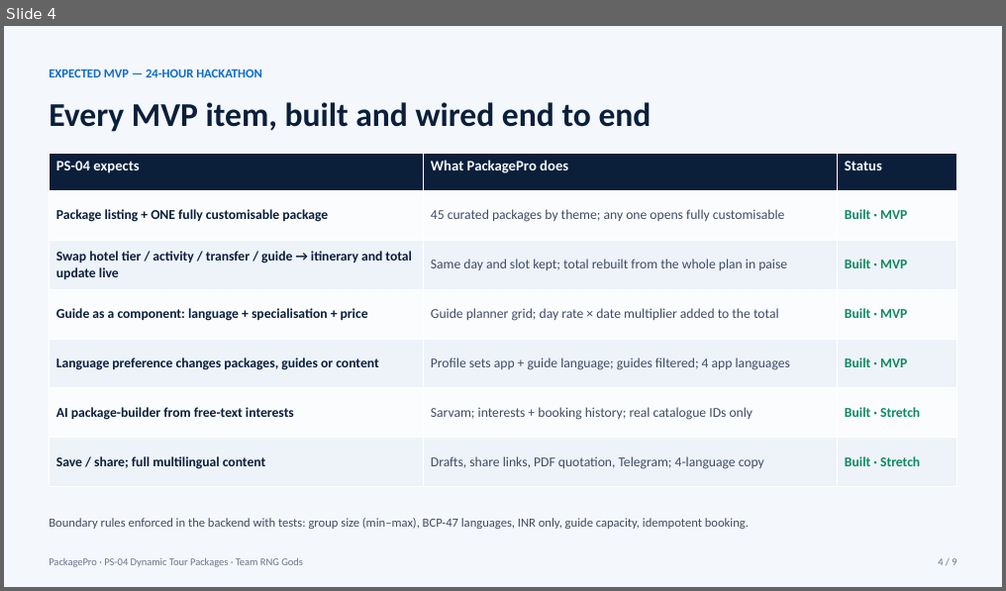
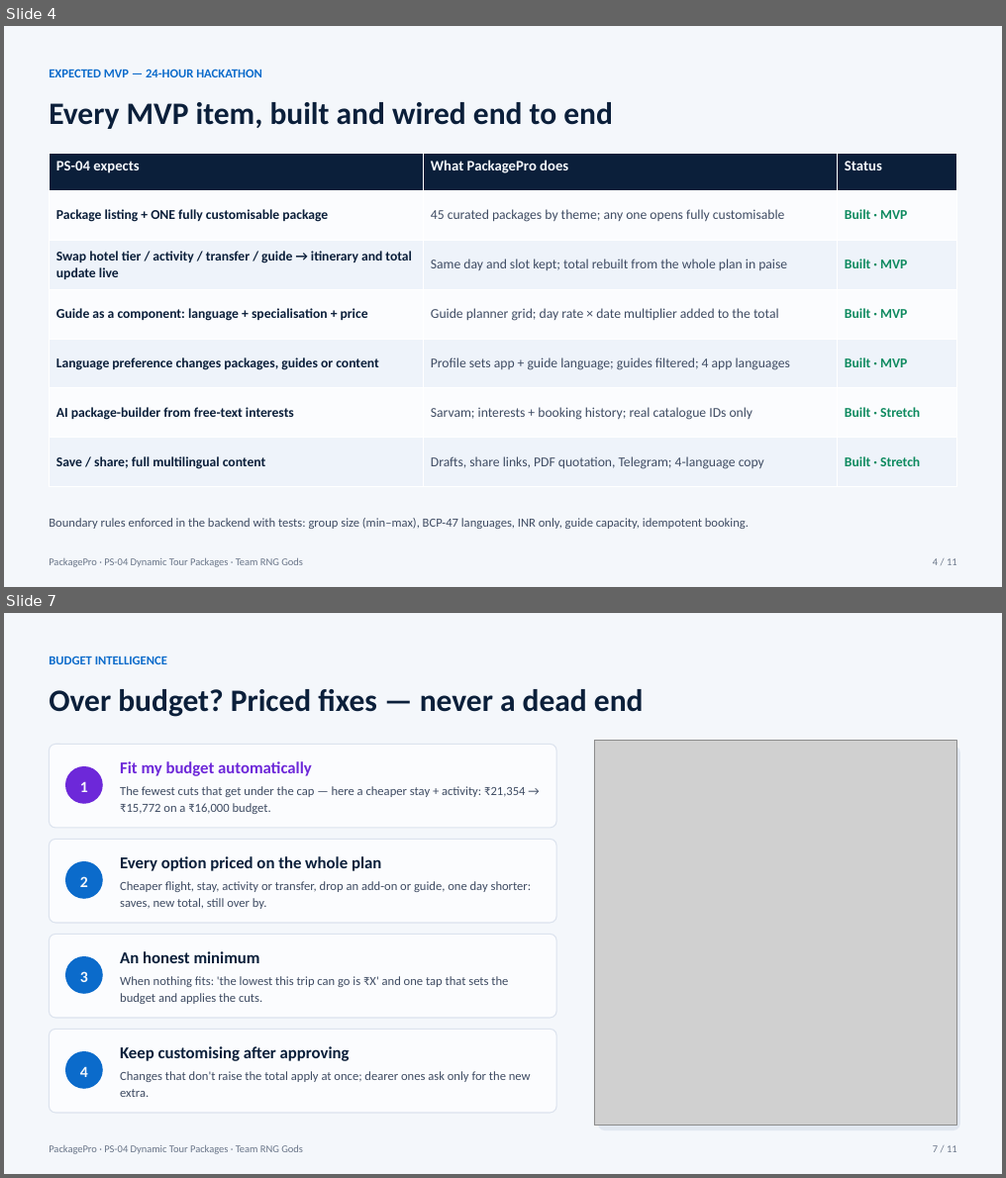
Before and after one commit to siddhartha0132/packagepro-best, a slide deck: docs/pitch/PackagePro-PS04.pptx. Shown one above the other, each under a label of ours: slide 4 before the commit, slides 4 and 7 after it; the slides between them are not shown. The pictures are 1006x591 and 1006x1178 pixels, drawn with LibreOffice and Linux fonts; fonts in the diff are those of the drawing; grey boxes stand for pictures. Boxes give left, top, right and bottom in pixels: in the first picture for what was removed or moved away, otherwise in the second. Text is boxed around its words. In the diff, an @@ line names an element or a change of style, - is before the commit and + after.

Commit message:
Pitch deck v2: 11 slides with real app screenshots (guide refusal, swaps, recommendations, budget fixes), Drive/GitHub/Telegram links

```diff
--- a/docs/pitch/PackagePro-PS04.pptx
+++ b/docs/pitch/PackagePro-PS04.pptx
@@ slide 7 added at (4, 613, 1002, 1174), background #F4F7FB @@
@@ text added at (49, 656, 167, 664), 12 pt, text #0B6BCB, bold @@
+BUDGET INTELLIGENCE
@@ text added at (49, 689, 644, 717), 30 pt, text #0B1F3A, bold @@
+Over budget? Priced fixes — never a dead end
@@ rounded rectangle added at (49, 744, 556, 828), fill #FBFCFE, outline #DCE3EE 1 pt @@
@@ picture added at (594, 741, 956, 1126) @@
@@ rounded rectangle added at (598, 746, 960, 1131), fill #E1E7F0 @@
@@ ellipse added at (65, 766, 103, 804), fill #6D28D9 @@
@@ text added at (80, 781, 88, 792), 15 pt, text #F4F7FB, bold @@
+1
@@ text added at (120, 761, 312, 776), 16 pt, text #6D28D9, bold @@
+Fit my budget automatically
@@ text added at (120, 786, 525, 814), 12 pt, text #3F4C63 @@
+The fewest cuts that get under the cap — here a cheaper stay + activity: ₹21,354 → ₹15,772 on a ₹16,000 budget.
@@ rounded rectangle added at (49, 839, 556, 923), fill #FBFCFE, outline #DCE3EE 1 pt @@
@@ ellipse added at (65, 861, 103, 899), fill #0B6BCB @@
@@ text added at (80, 876, 88, 887), 15 pt, text #F4F7FB, bold @@
+2
@@ text added at (120, 857, 381, 871), 16 pt, text #0B1F3A, bold @@
+Every option priced on the whole plan
@@ text added at (120, 881, 532, 909), 12 pt, text #3F4C63 @@
+Cheaper flight, stay, activity or transfer, drop an add-on or guide, one day shorter: saves, new total, still over by.
@@ rounded rectangle added at (49, 934, 556, 1018), fill #FBFCFE, outline #DCE3EE 1 pt @@
@@ ellipse added at (65, 957, 103, 994), fill #0B6BCB @@
@@ text added at (120, 952, 260, 963), 16 pt, text #0B1F3A, bold @@
+An honest minimum
@@ text added at (80, 971, 88, 982), 15 pt, text #F4F7FB, bold @@
+3
@@ text added at (120, 976, 508, 1004), 12 pt, text #3F4C63 @@
+When nothing fits: 'the lowest this trip can go is ₹X' and one tap that sets the budget and applies the cuts.
@@ rounded rectangle added at (49, 1029, 556, 1113), fill #FBFCFE, outline #DCE3EE 1 pt @@
@@ ellipse added at (65, 1052, 103, 1089), fill #0B6BCB @@
@@ text added at (120, 1047, 350, 1061), 16 pt, text #0B1F3A, bold @@
+Keep customising after approving
@@ text added at (80, 1066, 88, 1077), 15 pt, text #F4F7FB, bold @@
+4
@@ text added at (120, 1071, 531, 1097), 12 pt, text #3F4C63 @@
+Changes that don't raise the total apply at once; dearer ones ask only for the new extra.
@@ text added at (49, 1146, 303, 1155), 10 pt, text #6A7689 @@
+PackagePro · PS-04 Dynamic Tour Packages · Team RNG Gods
@@ text added at (933, 1146, 957, 1153), 10 pt, text #6A7689 @@
+7 / 11
@@ slide 4 changed as well @@
@@ text "Every MVP item, built and ..." at (49, 102, 613, 129): size 32 to 30 pt @@
@@ text at (933, 559, 957, 566): text changed @@
-4 / 9
+4 / 11
```
Also in this commit, not shown: 8 other slides changed, 1 other slide added, 7 other files.
